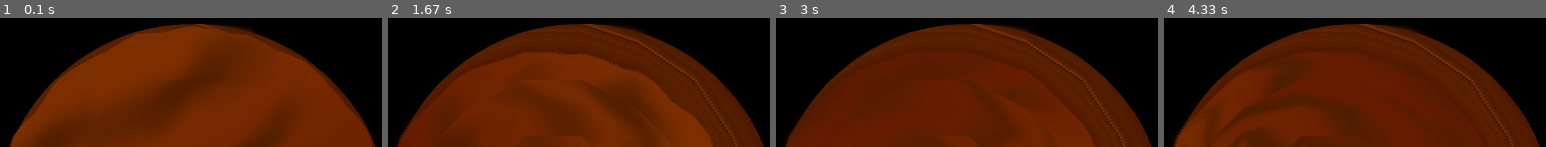
Above: before the commit, frames 1-4 (left to right).
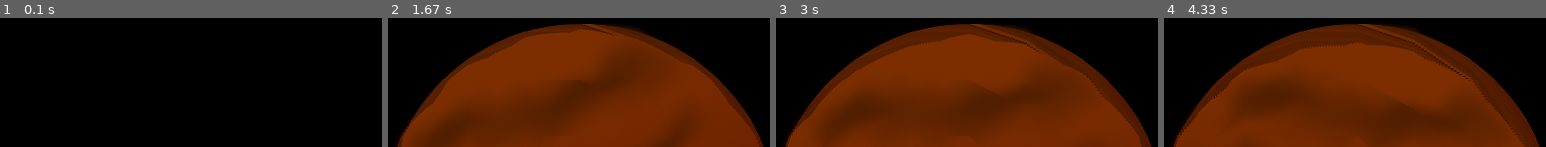
Above: after the commit, the same moments.

Repository: ViperPyWeek/ViperPyweek
Game: pygame game, started from src/copsGame.py
Same seed, same stepped clock (60 frames per second), same inputs: the game is played once before the commit and once after it.
Inputs:
- Up to frame 1 (0.1 s): no input
- Up to frame 2 (1.67 s): no input
- Up to frame 3 (3 s): no input
- Up to frame 4 (4.33 s): no input

The runs differ from the first frame. In frame 1, 67% of the frame differs, in the area x 2-99%, y 4-100%; in frame 2, 16%; in frame 3, 19%; in frame 4, 14%.

Commit message:
Slow down rotation

Diff:
--- a/src/copsGame.py
+++ b/src/copsGame.py
@@ -3,11 +3,10 @@
 import shapesHelpers
 
 pygame.init()
-# if make this into a library remember to change the window in draw functions
 window = pygame.display.set_mode((400, 400))  # creating pygame window
 pygame.display.set_caption("Space Force")
 mars = pygame.image.load(r"Repo\ViperPyweek\src\assets\mars.png")
-#shapesHelpers.init(400, 400)
+#shapesHelpers.init(window)
 #shapesHelpers.line(1, 1, 400, 400) # shapehelpers is working
 
 def drawPlanet(planetSprite):
@@ -23,6 +22,7 @@
     return finalRotate
 
 while True:
+    pygame.time.wait(100)
     for event in pygame.event.get():
         # if the user wants to quit(presses the X in top right)
         if event.type == pygame.QUIT:
@@ -32,6 +32,3 @@
     angle = -1  # play around with this a bit
     mars = rotatePlanet(mars, angle)
     pygame.display.update()  # updates the display
-
-
-# load sprite of planet and rotate it
--- a/src/shapesHelpers.py
+++ b/src/shapesHelpers.py
@@ -1,9 +1,9 @@
 import pygame
 
 
-def init(sizeX, sizeY):
+def init(win):
     global window
-    window = pygame.display.set_mode((sizeX, sizeY))
+    window = win
 
 def rect(x, y, width, height, red=155, green=155, blue=155):  # rectangle drawing function
     pygame.draw.rect(window, (red, green, blue), (x, y, width, height))
